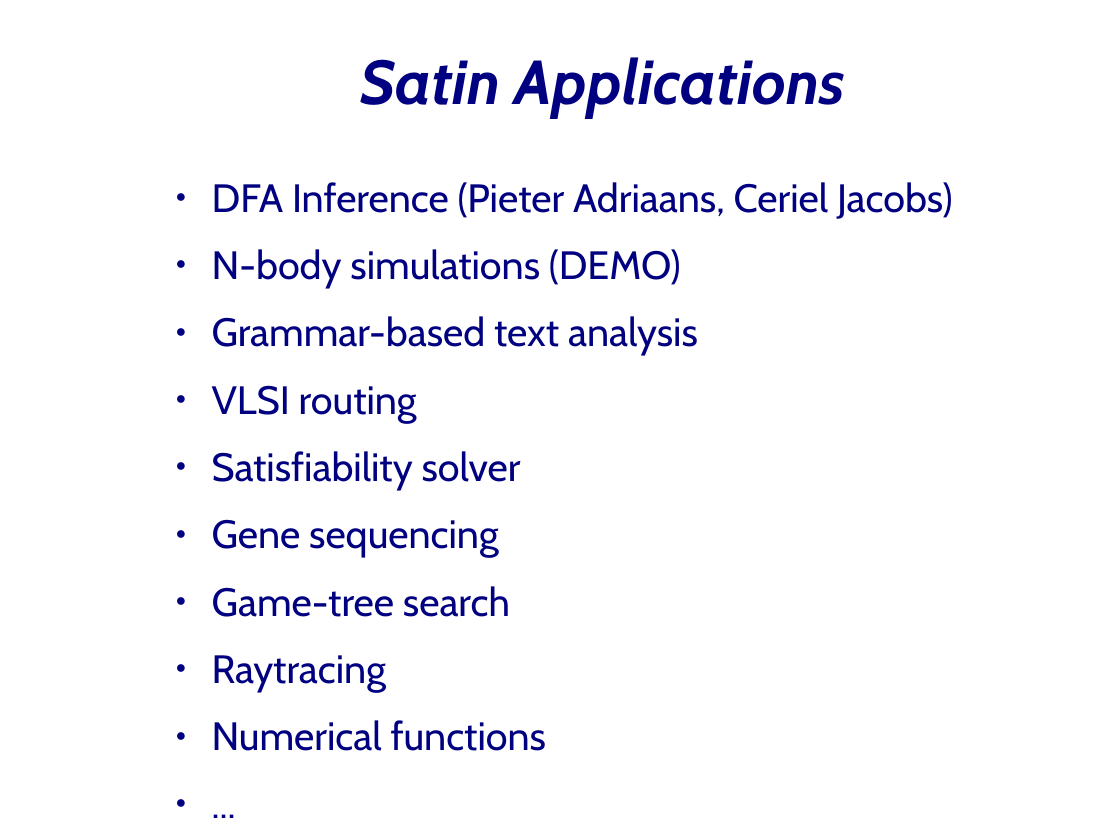
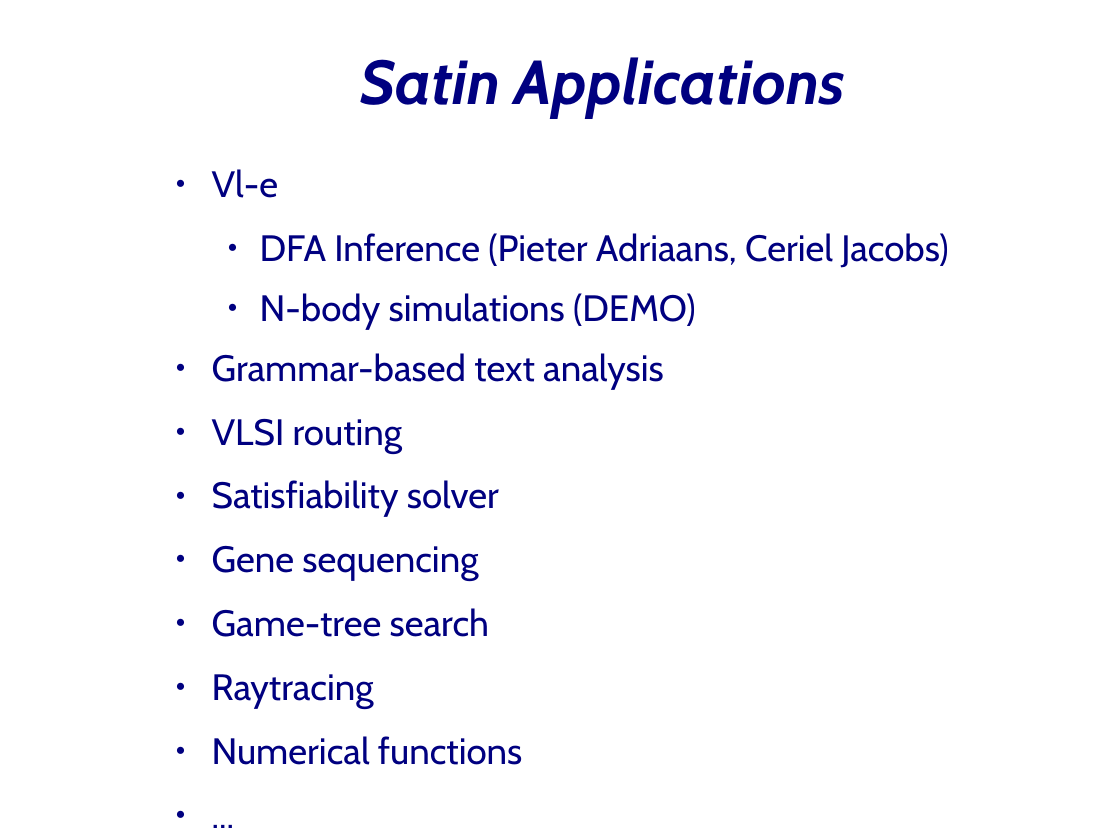
Before and after one commit to JungleComputing/barnes-demo, a slide deck: slide 11 of presentation.odp (slide 12 before the commit). Drawn at 1120x840 pixels with LibreOffice and Linux fonts; fonts in the diff are those of the drawing; background and template pictures are left out. Boxes give left, top, right and bottom in pixels: in the first picture for what was removed or moved away, otherwise in the second. Text is boxed around its words. In the diff, an @@ line names an element or a change of style, - is before the commit and + after.

```diff
--- a/presentation.odp
+++ b/presentation.odp
@@ text "Vl-e": place and size @@
-text "Vl-e" at box(212, 182, 953, 751)
+text "Vl-e" at box(212, 169, 948, 765)
@@ text at box(212, 169, 279, 198): paragraph added @@
+● Vl-e
@@ text at box(212, 233, 948, 765): size 28 to 26 pt; list level 1 to 2 in "DFA Inference (Pieter Adriaans, Ceriel ..."; list level 1 to 2 in "N-body simulations (DEMO)" @@
```
Also in this commit, not shown: 3 other slides changed.
